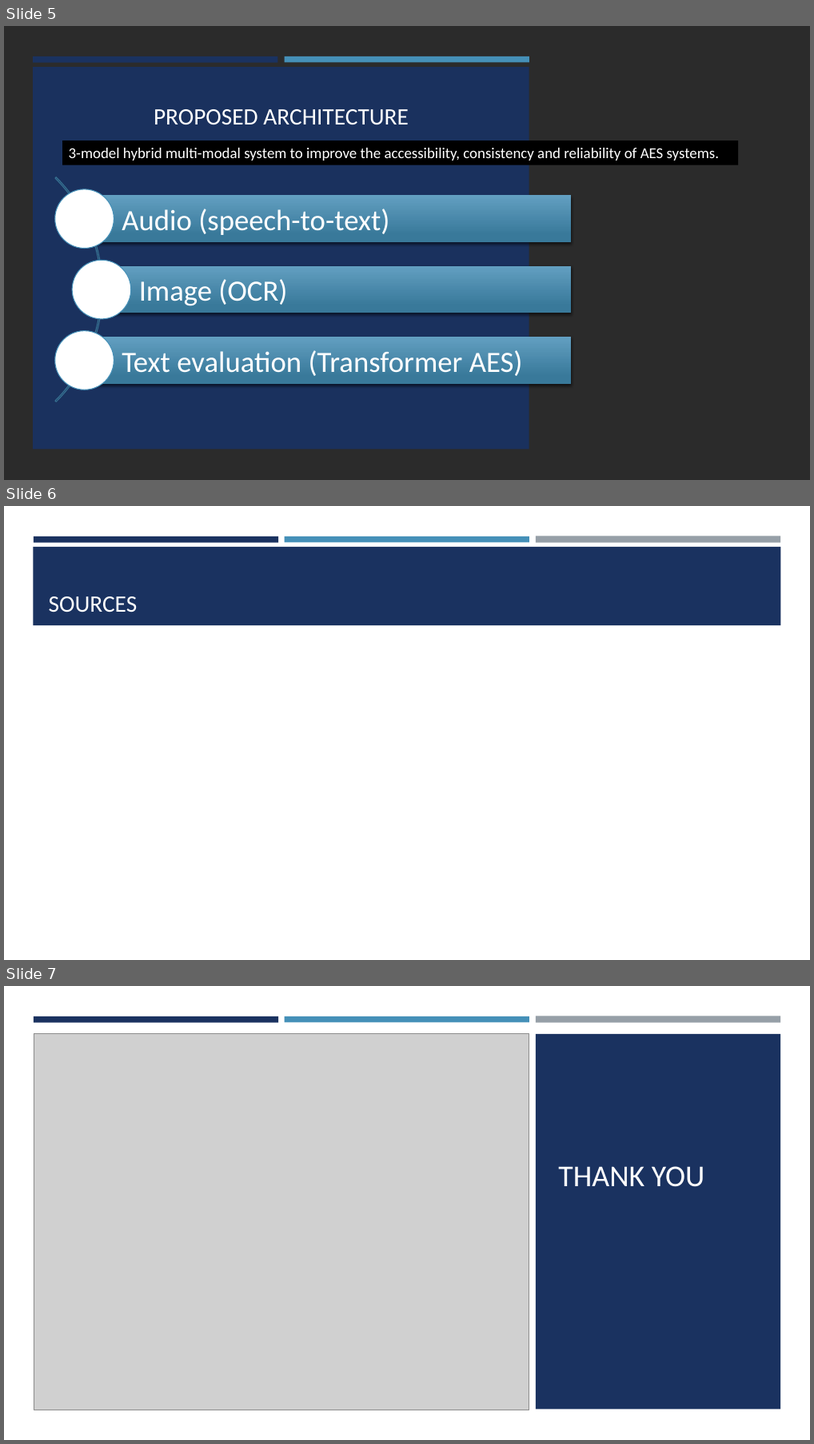
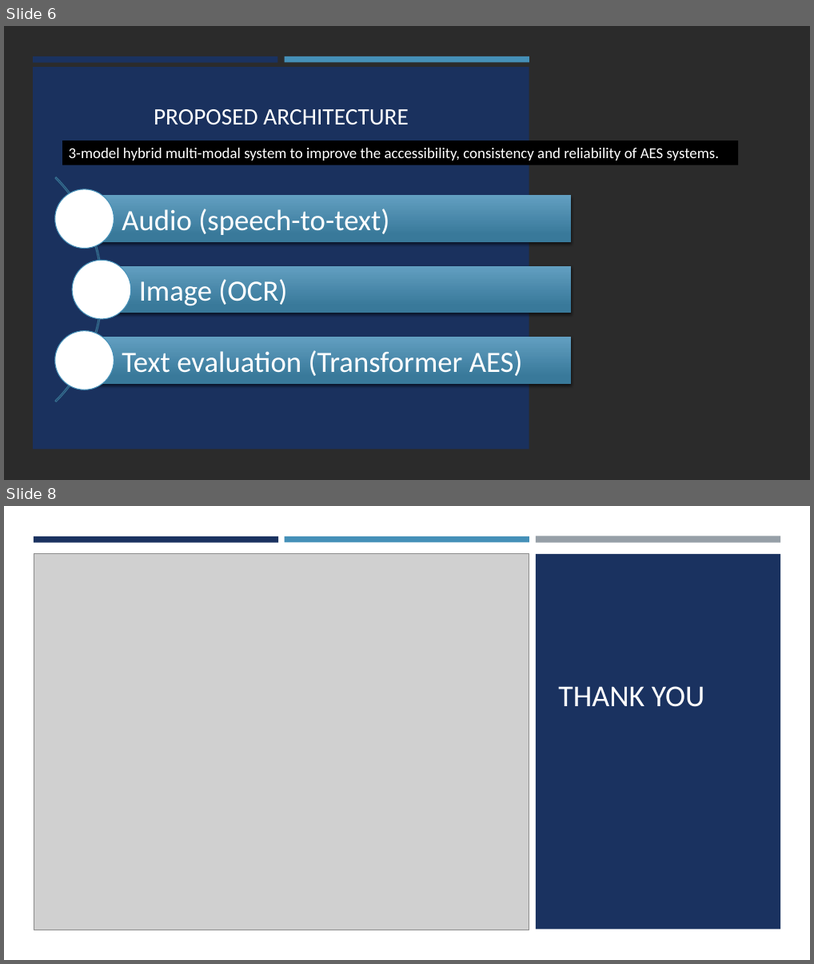
Before and after one commit to AsaDorville758/aes-thesis, a slide deck: presentation/Project Proposal Presentation.pptx. Shown one above the other, each under a label of ours: slides 5, 6 and 7 before the commit, slides 6 and 8 after it; the slides between them are not shown. The pictures are 814x1444 and 814x964 pixels, drawn with LibreOffice and Linux fonts; fonts in the diff are those of the drawing; grey boxes stand for pictures; background and template pictures are left out; a plain dark background stands for a picture behind light text. Boxes give left, top, right and bottom in pixels: in the first picture for what was removed or moved away, otherwise in the second. Text is boxed around its words. In the diff, an @@ line names an element or a change of style, - is before the commit and + after.

Commit message:
Edited sources and completed and uploaded proposal video

```diff
--- a/presentation/Project Proposal Presentation.pptx
+++ b/presentation/Project Proposal Presentation.pptx
@@ slide 6 removed at box(4, 506, 810, 960), background #FFFFFF @@
@@ rectangle removed at box(33, 547, 782, 625) @@
@@ rectangle removed at box(34, 536, 278, 542) @@
@@ rectangle removed at box(285, 536, 530, 542) @@
@@ rectangle removed at box(536, 536, 781, 543) @@
@@ title removed at box(49, 596, 138, 612) @@
-SOURCES
@@ what was slide 5 is now slide 6 @@
@@ what was slide 7 is now slide 8 @@
```
Also in this commit, not shown: 1 slide changed, 2 slides added, 2 other files.
